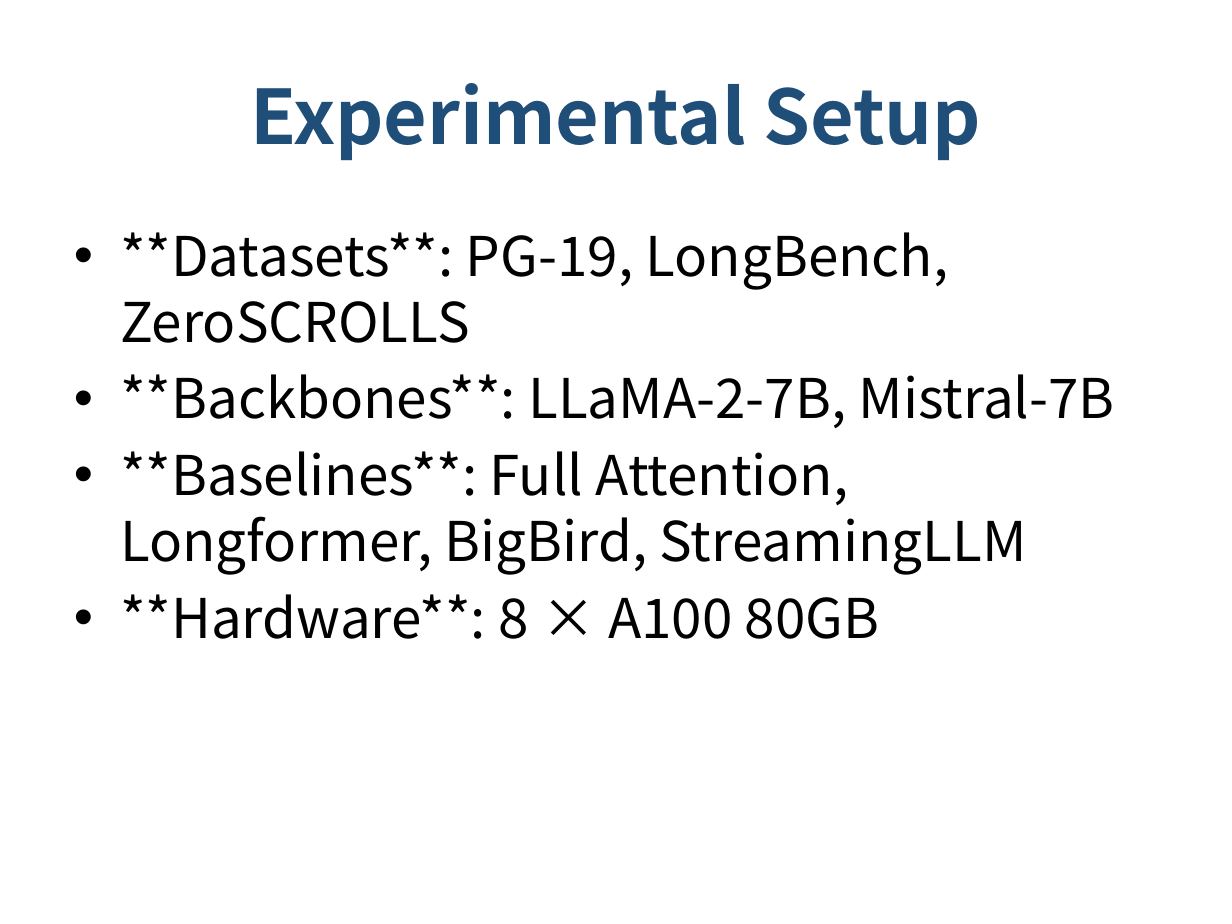
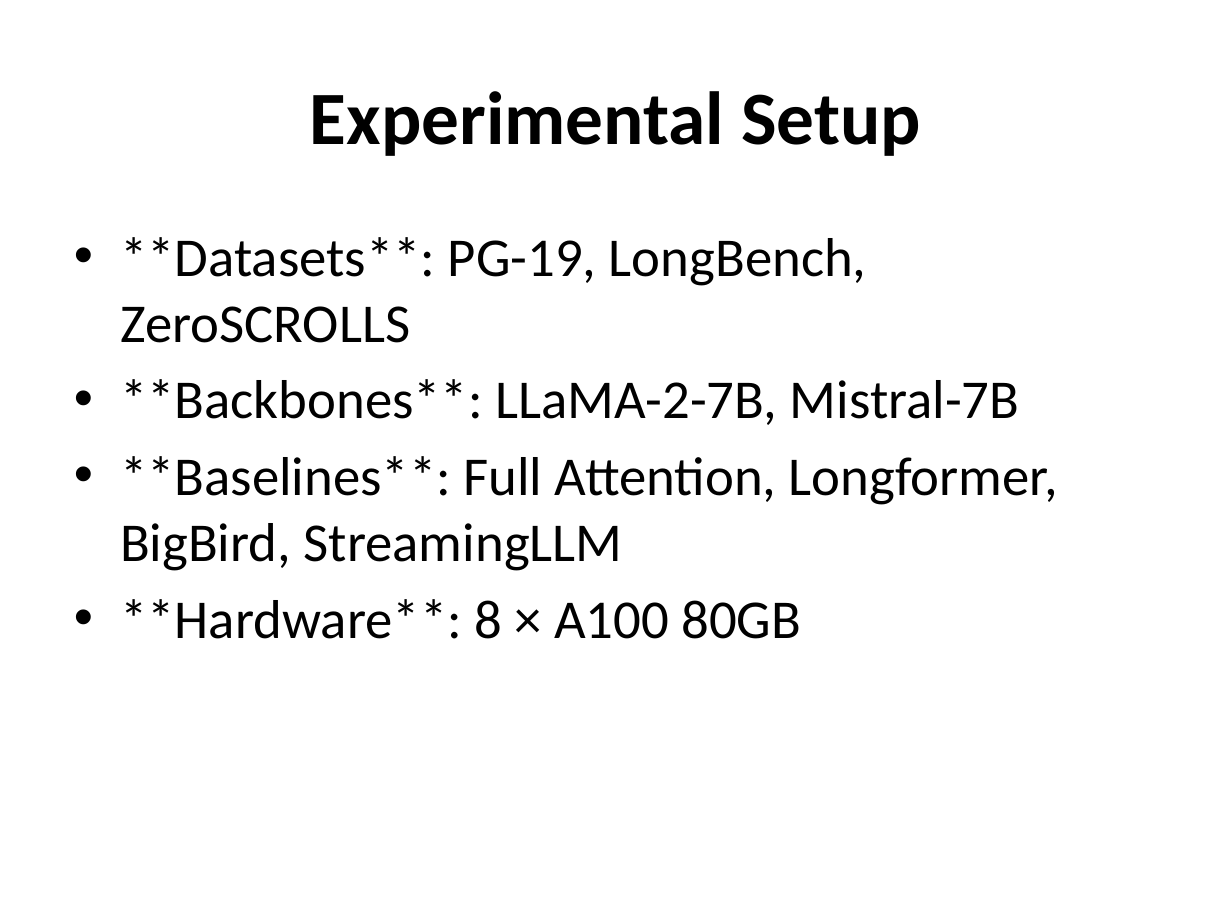
Before and after one commit to 18682922316/SlideForge, a slide deck: slide 5 of output/weekly-report.pptx. Drawn at 1232x924 pixels with LibreOffice and Linux fonts; fonts in the diff are those of the drawing. Boxes give left, top, right and bottom in pixels: in the first picture for what was removed or moved away, otherwise in the second. Text is boxed around its words. In the diff, an @@ line names an element or a change of style, - is before the commit and + after.

```diff
--- a/output/weekly-report.pptx
+++ b/output/weekly-report.pptx
@@ title "Experimental Setup" at box(310, 91, 921, 156): font Noto Sans CJK SC to Calibri, text colour #1F4E79 to #000000 @@
@@ text "**Datasets**: PG-19, LongBench, ZeroSCROLLS" at box(120, 237, 1058, 639): font Noto Sans CJK SC to Calibri @@
```
Also in this commit, not shown: 5 other slides changed, 1 slide added, 1 slide removed, 3 other files.
